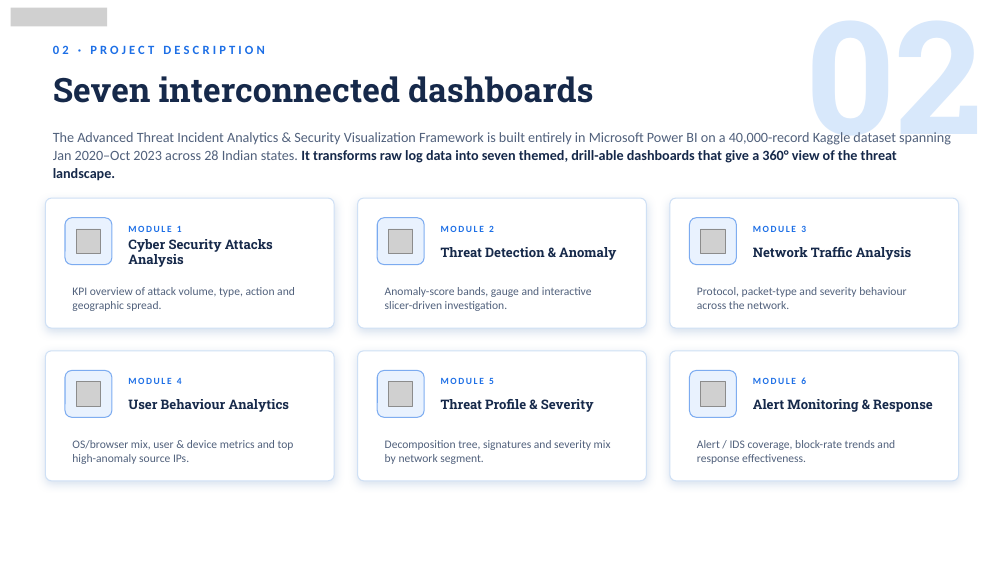
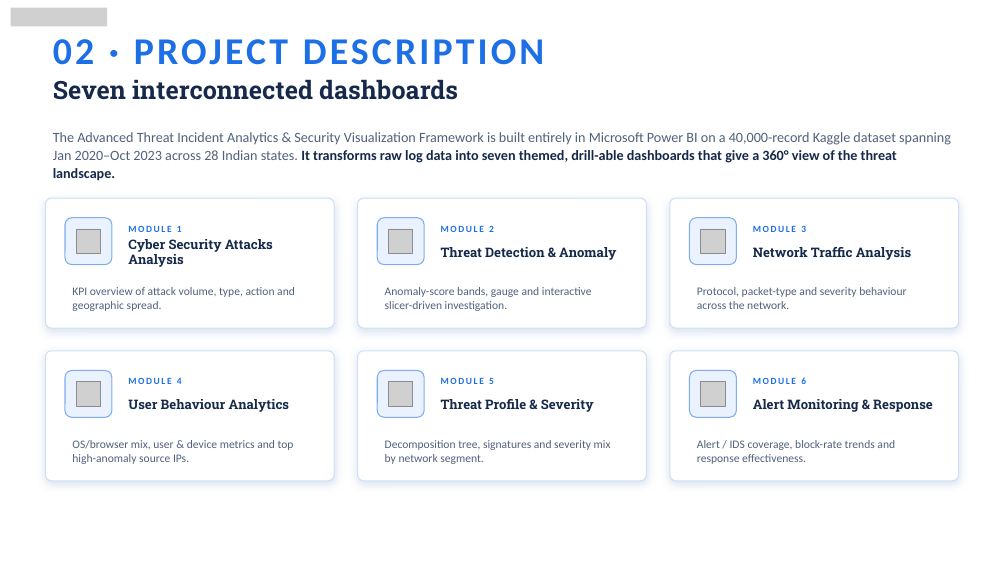
Before and after one commit to priyamsinha23/Infosys-Springboard-Virtual-Internship-7.0-Batch-1-Team-C, a slide deck: slide 3 of Team_Members_PPT/Siddhant.pptx. Drawn at 1008x567 pixels with LibreOffice and Linux fonts; fonts in the diff are those of the drawing; grey boxes stand for pictures; background and template pictures are left out. Boxes give left, top, right and bottom in pixels: in the first picture for what was removed or moved away, otherwise in the second. Text is boxed around its words. In the diff, an @@ line names an element or a change of style, - is before the commit and + after.

```diff
--- a/Team_Members_PPT/Siddhant.pptx
+++ b/Team_Members_PPT/Siddhant.pptx
@@ text "02 · PROJECT DESCRIPTION" at [53,39,545,65]: size 12 to 36 pt @@
@@ text "Seven interconnected dashboards" at [53,79,458,100]: size 32 to 24 pt @@
@@ text removed at [806,132,983,160] @@
-02
```
Also in this commit, not shown: 6 other slides changed, 9 slides added, 3 slides removed, 1 other file.
